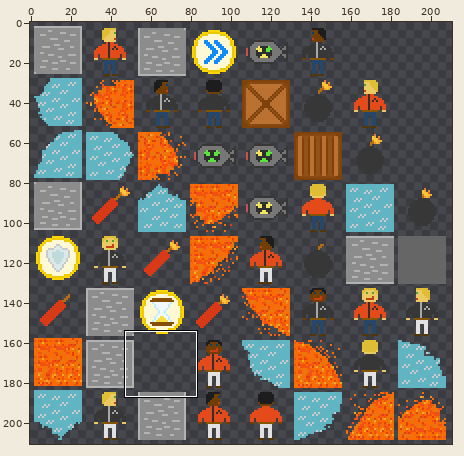
Two versions of one sprite sheet, client/core/assets/textures/bomberman.png. Above: a wide view before the commit, with the close-up outlined.
Close-up. Old version:
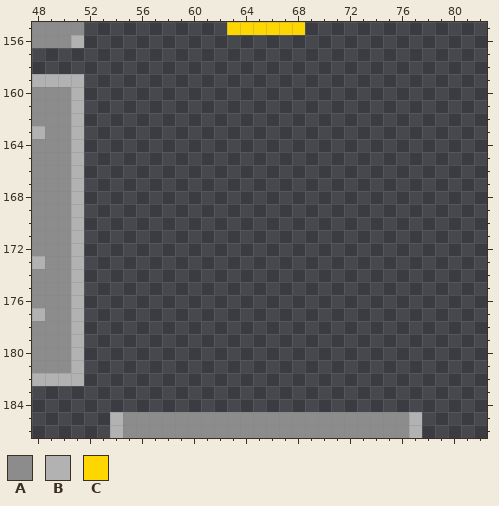
The file is 211x211 pixels. Pixels under 10% opacity are left out. Colours within 5 levels of each other are drawn and written as one. Shown: x 48..82, y 155..186. The old version is drawn lined up with the new one.
Palette (. is transparent): A #8c8c8c  B #b2b2b2  C #ffd700
Pixels before, first column x 48:
155 AAAA...........CCCCCC.........
156 AAAB..........................
157 ..............................
158 ..............................
159 BBBB..........................
160 AAAB..........................
161 AAAB..........................
162 AAAB..........................
163 BAAB..........................
164 AAAB..........................
165 AAAB..........................
166 AAAB..........................
167 AAAB..........................
168 AAAB..........................
169 AAAB..........................
170 AAAB..........................
171 AAAB..........................
172 AAAB..........................
173 BAAB..........................
174 AAAB..........................
175 AAAB..........................
176 AAAB..........................
177 BAAB..........................
178 AAAB..........................
179 AAAB..........................
180 AAAB..........................
181 AAAB..........................
182 BBBB..........................
183 ..............................
184 ..............................
185 ......BAAAAAAAAAAAAAAAAAAAAAAB
186 ......BAAAAAAAAAAAAAAAAAAAAAAB
After:
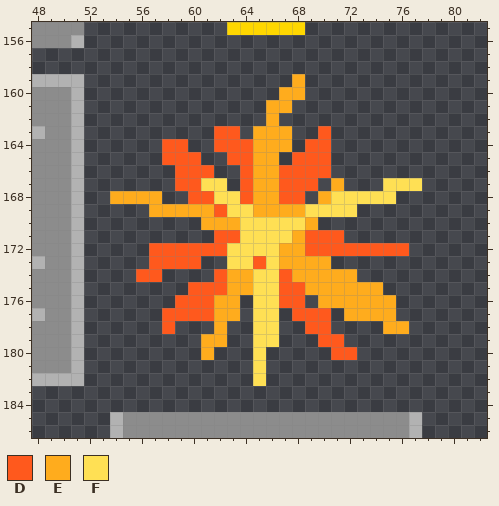
Colours new in this view: D #ff591d  E #ffac1d  F #ffe054
Diff:
drawings rearranged on the sheet (the old picture shows each at its new place)
Colour D now appears in row 163 at x 62 to 63 and 70; in row 164 at x 58 to 59, 62 to 64 and 69 to 70; in row 165 at x 58 to 60, 63 to 64 and 68 to 70; in row 166 at x 59 to 61, 64 and 67 to 70; in row 167 at x 59 to 60, 64 and 67 to 69; in row 168 at x 60 to 61, 64 and 67 to 68.
Colour D now appears in row 169 at x 62; in row 171 at x 62 to 63 and 69 to 71; in row 172 at x 57 to 62 and 69 to 76; in row 173 at x 57 to 60 and 65; in row 174 at x 56 to 57, 62 and 67; in row 175 at x 60 to 62 and 67 to 68.
Colour D now appears in row 176 at x 59 to 61 and 67 to 68; in row 177 at x 58 to 61 and 68 to 70; in row 178 at x 58 and 69 to 70; in row 179 at x 70 to 71; in row 180 at x 71 to 72.
Colour E now appears in row 159 at x 68; in row 160 at x 67 to 68; in row 161 at x 66 to 67; in row 162 at x 66; in rows 163 to 164 at x 65 to 67; in rows 165 to 166 at x 65 to 66.
Colour E now appears in row 167 at x 65 to 66 and 71; in row 168 at x 54 to 57, 65 to 66 and 70; in row 169 at x 57 to 61 and 65 to 68; in row 170 at x 61 to 63 and 69; in row 171 at x 68; in row 172 at x 67 to 68.
Colour E now appears in row 173 at x 67 to 70; in row 174 at x 63 to 64 and 68 to 72; in row 175 at x 63 to 64 and 69 to 74; in row 176 at x 62 to 63 and 70 to 75; in row 177 at x 62 to 63 and 72 to 75; in row 178 at x 62 and 75 to 76.
Colour E now appears in row 179 at x 61 to 62; in row 180 at x 61.
Colour F now appears in row 167 at x 61 to 62 and 75 to 77; in row 168 at x 62 to 63 and 71 to 75; in row 169 at x 63 to 64 and 69 to 72; in row 170 at x 64 to 68; in row 171 at x 64 to 67; in row 172 at x 63 to 66.
Colour F now appears in row 173 at x 63 to 64 and 66; in rows 174 to 179 at x 65 to 66; in rows 180 to 182 at x 65.
